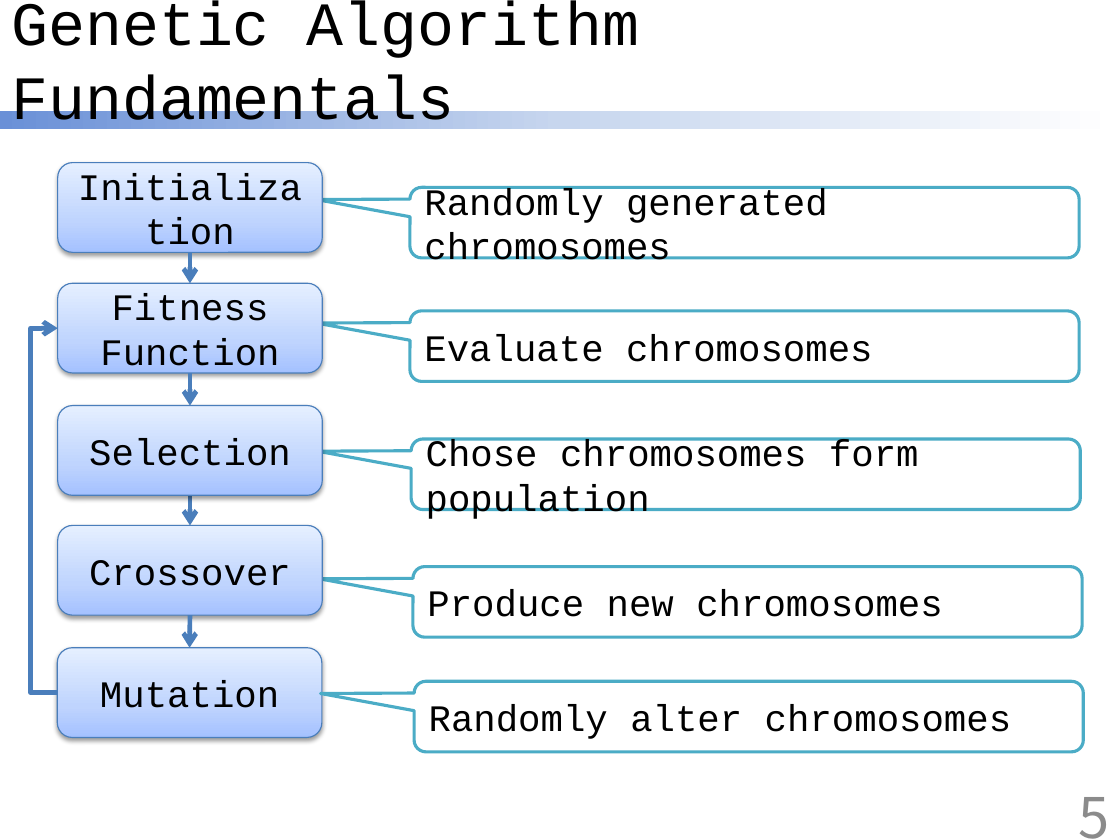
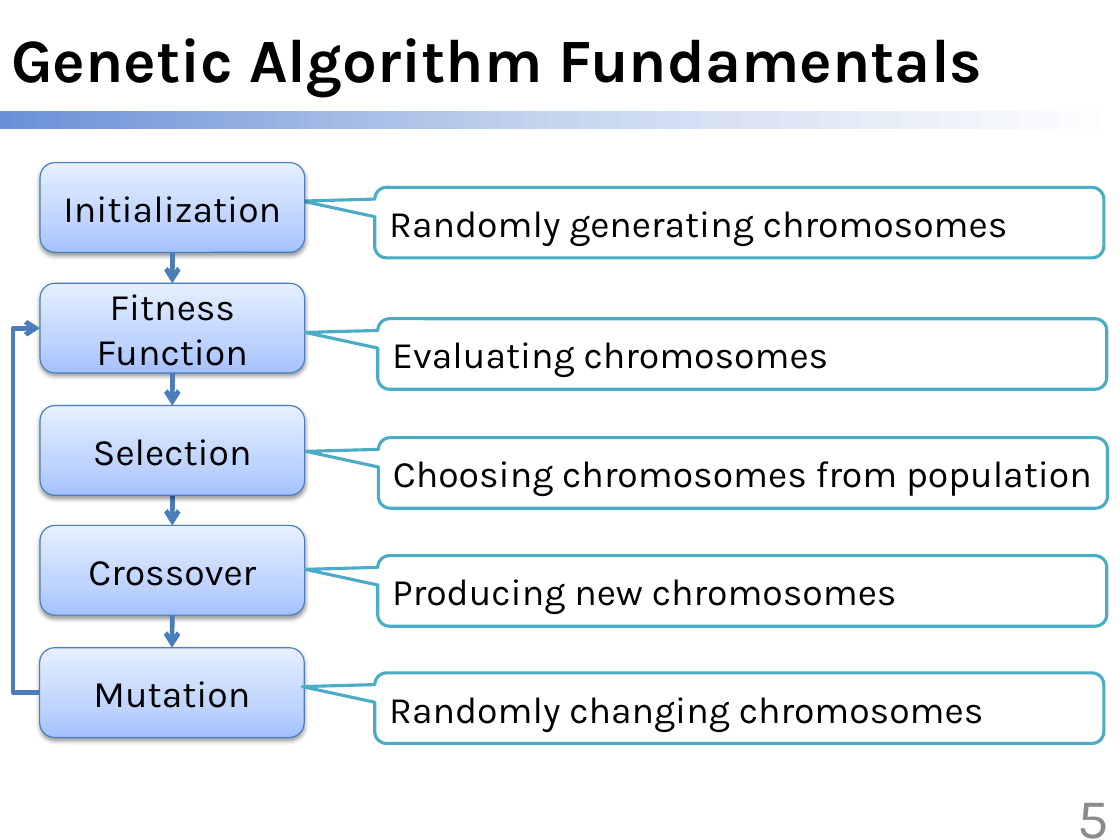
Before and after one commit to scomup/Genetic_Scheduler, a slide deck: slide 5 of ppt.pptx. Drawn at 1120x840 pixels with LibreOffice and Linux fonts; fonts in the diff are those of the drawing. Boxes give left, top, right and bottom in pixels: in the first picture for what was removed or moved away, otherwise in the second. Text is boxed around its words. In the diff, an @@ line names an element or a change of style, - is before the commit and + after.

```diff
--- a/ppt.pptx
+++ b/ppt.pptx
@@ title "Genetic Algorithm Fundamentals" at box(11, 38, 982, 97): font Courier New to Karla, bold on @@
@@ rounded speech box "Randomly generating chromosomes": place and size @@
-rounded speech box "Randomly generating chromosomes" at box(410, 187, 1079, 258)
+rounded speech box "Randomly generating chromosomes" at box(375, 187, 1104, 258)
@@ text in rounded speech box at box(389, 211, 1008, 247): text changed; font Courier New to Karla @@
-Randomly generated chromosomes
+Randomly generating chromosomes
@@ proportions changed in 5 elements at box(375, 187, 1104, 258), box(375, 673, 1104, 744), box(377, 556, 1107, 626), box(379, 438, 1108, 508), box(377, 319, 1107, 390) @@
@@ rounded speech box "Evaluating chromosomes": place and size @@
-rounded speech box "Evaluating chromosomes" at box(410, 311, 1079, 382)
+rounded speech box "Evaluating chromosomes" at box(377, 319, 1107, 390)
@@ text in rounded speech box at box(392, 342, 829, 378): text changed; font Courier New to Karla @@
-Evaluate chromosomes
+Evaluating chromosomes
@@ 5 rounded rectangles, 3 arrows, 1 elbow arrow: place and size @@
-5 rounded rectangles, 3 arrows, 1 elbow arrow at box(29, 162, 323, 737)
+5 rounded rectangles, 3 arrows, 1 elbow arrow at box(11, 162, 305, 737)
@@ font Courier New to Karla in 5 elements at box(40, 162, 305, 252), box(40, 283, 305, 373), box(39, 647, 304, 737), box(40, 525, 305, 615), box(40, 405, 305, 495) @@
@@ rounded speech box "Choosing chromosomes from population": place and size @@
-rounded speech box "Choosing chromosomes from population" at box(411, 439, 1080, 510)
+rounded speech box "Choosing chromosomes from population" at box(379, 438, 1108, 508)
@@ text in rounded speech box at box(393, 461, 1092, 497): text changed; font Courier New to Karla @@
-Chose chromosomes form population
+Choosing chromosomes from population
@@ rounded speech box "Producing new chromosomes": place and size @@
-rounded speech box "Producing new chromosomes" at box(413, 567, 1082, 637)
+rounded speech box "Producing new chromosomes" at box(377, 556, 1107, 626)
@@ text in rounded speech box at box(392, 579, 897, 615): text changed; font Courier New to Karla @@
-Produce new chromosomes
+Producing new chromosomes
@@ arrow moved from (190, 615) - (189, 647) to (172, 615) - (172, 647) @@
@@ rounded speech box "Randomly changing chromosomes": place and size @@
-rounded speech box "Randomly changing chromosomes" at box(414, 681, 1083, 752)
+rounded speech box "Randomly changing chromosomes" at box(375, 673, 1104, 744)
@@ text in rounded speech box at box(389, 697, 984, 733): text changed; font Courier New to Karla @@
-Randomly alter chromosomes
+Randomly changing chromosomes
@@ page number at box(1078, 803, 1110, 839): font Noto Sans CJK JP to Karla @@
```
Also in this commit, not shown: 16 other slides changed, 1 slide removed.
